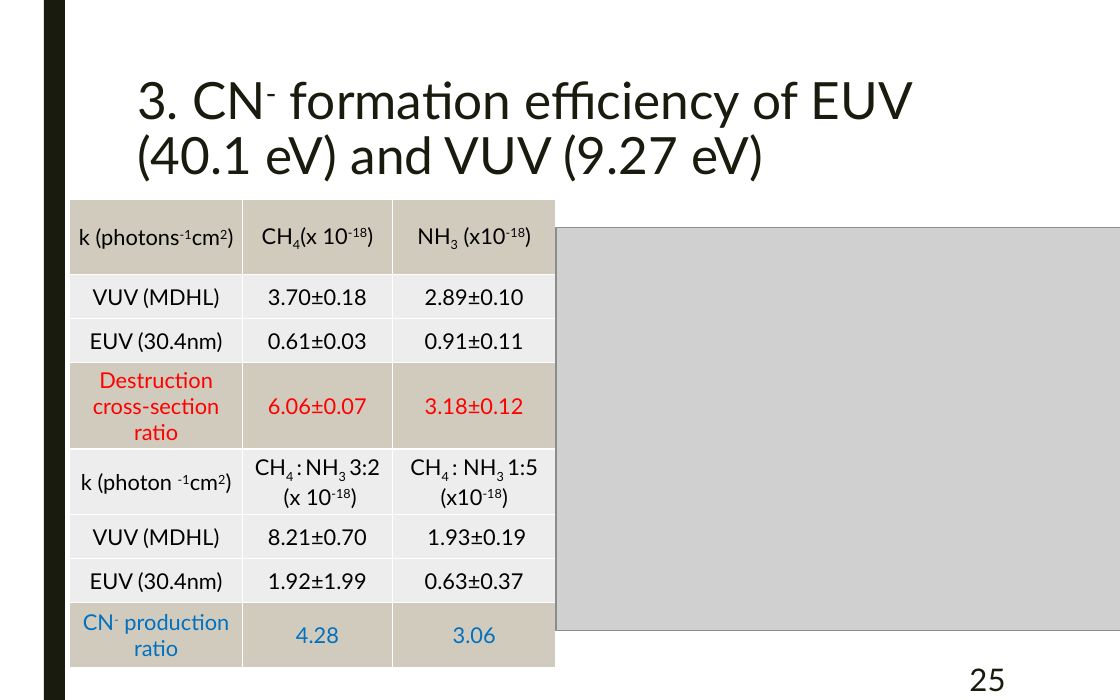
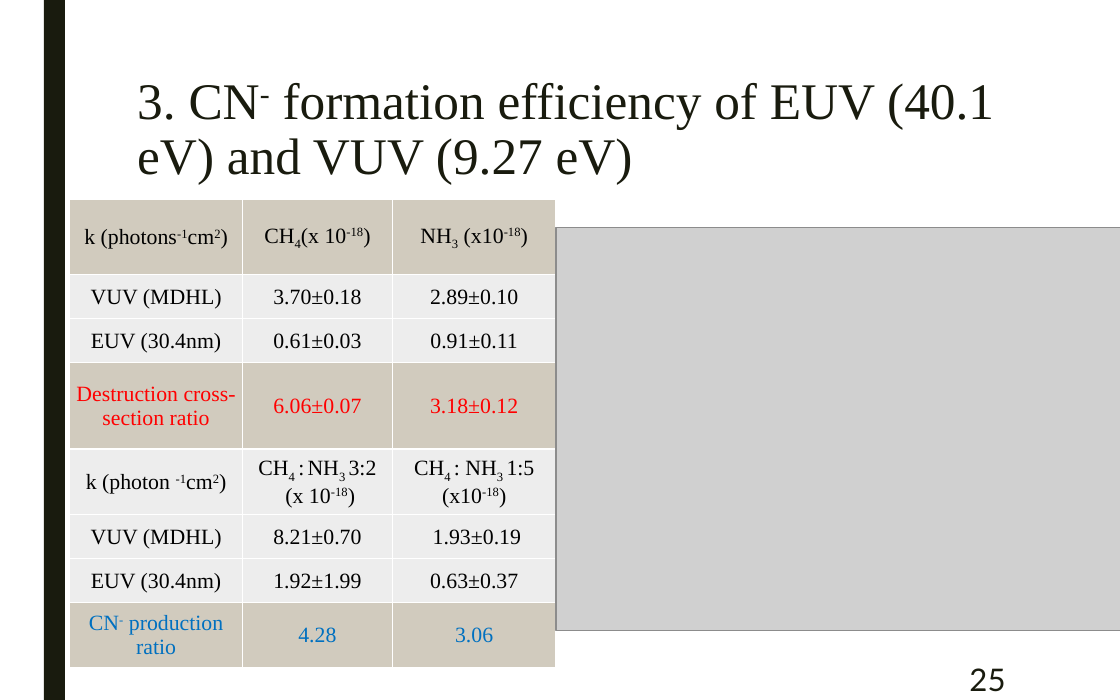
Before and after one commit to samuello1228/lily, a slide deck: slide 25 of doc/VUV and EUV irradiation of CH4 + NH3.pptx. Drawn at 1120x700 pixels with LibreOffice and Linux fonts; fonts in the diff are those of the drawing; grey boxes stand for pictures. Boxes give left, top, right and bottom in pixels: in the first picture for what was removed or moved away, otherwise in the second. Text is boxed around its words. In the diff, an @@ line names an element or a change of style, - is before the commit and + after.

```diff
--- a/doc/VUV and EUV irradiation of CH4 + NH3.pptx
+++ b/doc/VUV and EUV irradiation of CH4 + NH3.pptx
@@ title "3. CN- formation efficiency of ..." at box(137, 83, 994, 185): font Lato to Times New Roman @@
@@ table at box(69, 199, 556, 668) @@
@@ font Lato to Times New Roman @@
```
Also in this commit, not shown: 30 other slides changed, 1 other file.
